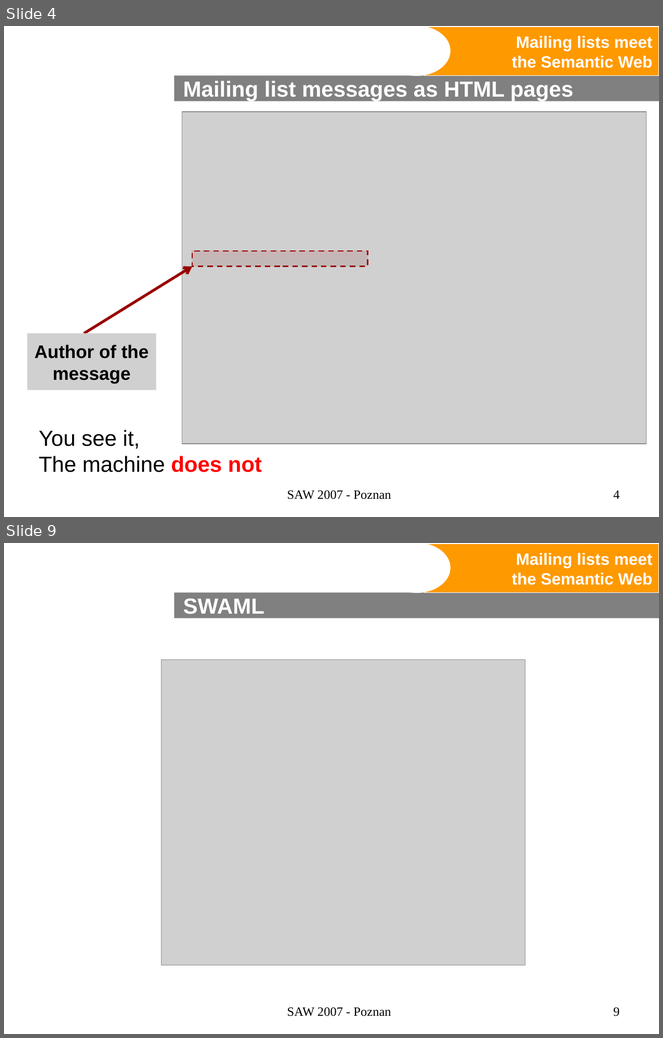
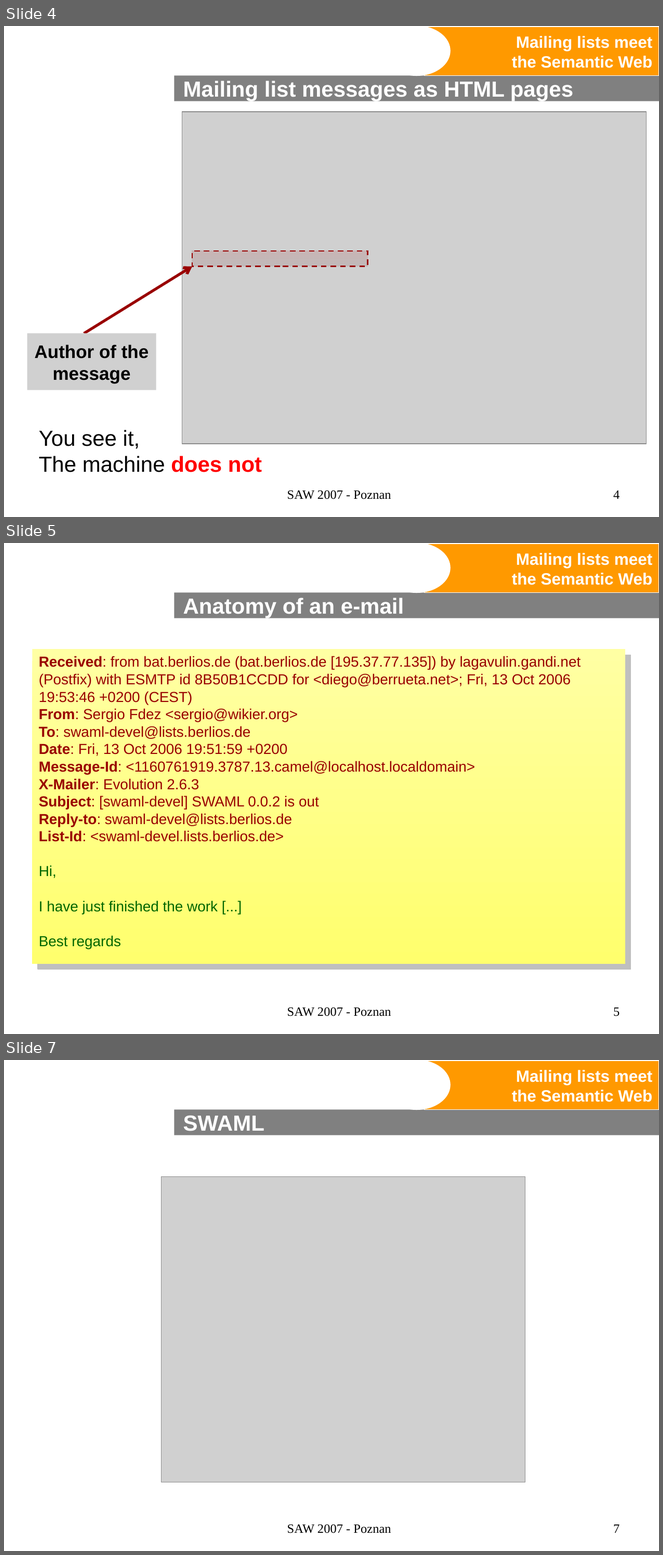
Before and after one commit to BackupTheBerlios/swaml-svn, a slide deck: trunk/doc/talks/20070427-saw2007/swaml.ppt. Shown one above the other, each under a label of ours: slides 4 and 9 before the commit, slides 4, 5 and 7 after it; the slides between them are not shown. The pictures are 663x1038 and 663x1555 pixels, drawn with LibreOffice and Linux fonts; fonts in the diff are those of the drawing; grey boxes stand for pictures; background and template pictures are left out. Boxes give left, top, right and bottom in pixels: in the first picture for what was removed or moved away, otherwise in the second. Text is boxed around its words. In the diff, an @@ line names an element or a change of style, - is before the commit and + after.

```diff
--- a/trunk/doc/talks/20070427-saw2007/swaml.ppt
+++ b/trunk/doc/talks/20070427-saw2007/swaml.ppt
@@ slide 5 added at (4, 543, 659, 1034), background #FFFFFF; not listed: 3 template elements that a slide beside it also shows @@
@@ title added at (183, 598, 404, 618), 24 pt, text #FFFFFF, bold @@
+Anatomy of an e-mail
@@ rectangle added at (32, 649, 626, 964), fill gradient #FFFFA3 to #FFFF6D @@
@@ text added at (39, 656, 581, 949), 16 pt, text #990000 @@
+Received: from bat.berlios.de (bat.berlios.de [195.37.77.135]) by lagavulin.gandi.net (Postfix) with ESMTP id 8B50B1CCDD for <diego@berrueta.net>; Fri, 13 Oct 2006 19:53:46 +0200 (CEST)
+From: Sergio Fdez <sergio@wikier.org>
+To: swaml-devel@lists.berlios.de
+Date: Fri, 13 Oct 2006 19:51:59 +0200
+Message-Id: <1160761919.3787.13.camel@localhost.localdomain>
+X-Mailer: Evolution 2.6.3
+Subject: [swaml-devel] SWAML 0.0.2 is out
+Reply-to: swaml-devel@lists.berlios.de
+List-Id: <swaml-devel.lists.berlios.de>
+Hi,
+I have just finished the work [...]
+Best regards
@@ text added at (287, 1007, 391, 1017), 14 pt, text #000000 @@
+SAW 2007 - Poznan
@@ page number added at (613, 1008, 620, 1017), 14 pt, text #000000 @@
+5
@@ what was slide 9 is now slide 7 @@
@@ page number at (613, 1525, 620, 1533): text changed @@
-9
+7
```
Also in this commit, not shown: 4 slides changed, 2 other slides added, 5 slides removed.
